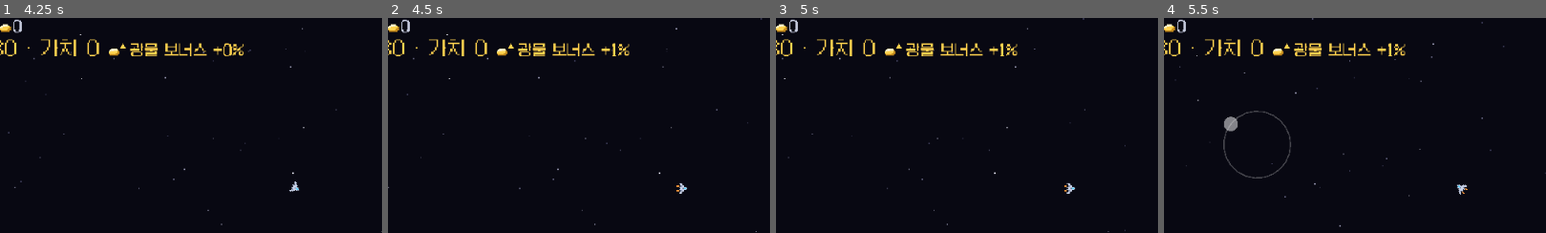
Above: before the commit, frames 1-4 (left to right).
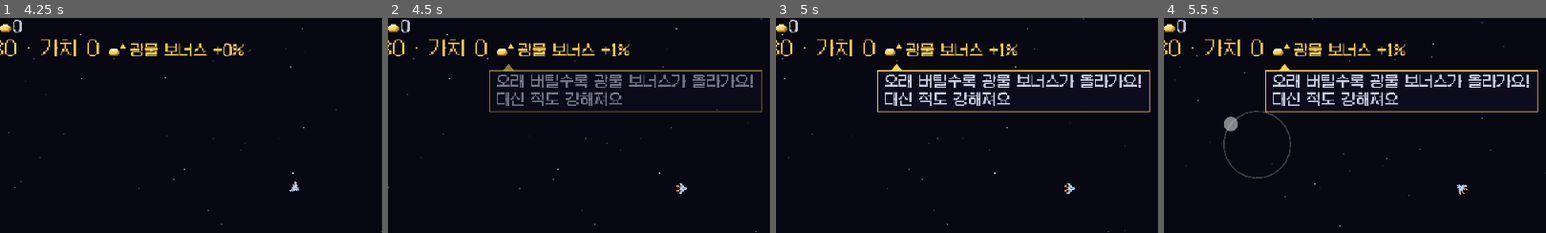
Above: after the commit, the same moments.

Repository: jaehyo-dev/asteroid-miner
Game: Godot game, scene res://scenes/main.tscn
Same seed, same stepped clock (60 frames per second), same inputs: the game is played once before the commit and once after it.
Inputs (mouse positions are % of the whole screen's width and height, from its top left):
- Up to frame 1 (4.25 s): click "출격" at 0.5 s; click "II" at 1.25 s; click "계속하기" at 2 s; tap Enter (confirm) at 2.75, 2.85 s; move the mouse to (72, 45) at 2.77 s; hold D (move_right) 2.78-3.5 s; click (72, 45) at 2.92 s; tap Space at 3.02 s; drag from (30, 55) to (45, 70) at 3.52 s
- Up to frame 2 (4.5 s): move the mouse to (60, 28) at 4.27 s; hold D (move_right) from 4.28 s (still down); tap Keypad Enter at 4.35 s
- Up to frame 3 (5 s): keep holding D (move_right)
- Up to frame 4 (5.5 s): release D (move_right) at 5 s; drag from (45, 70) to (20, 35) at 5.02 s
The pictures show only the part of the screen within x 11-61%, y 10-60%; the shares and areas given below are measured in that part.

Frame 1 is identical in both runs. In frame 2, 4.4% of the frame differs, in the area x 26-98%, y 21-44%; in frame 3, 4.7%; in frame 4, 4.7%.

Commit message:
광물 보너스: 말풍선은 처음 +1%에, 결과 화면은 더해진 양으로, 설계서 반영
Co-Authored-By: Claude Opus 5.5 <noreply@anthropic.com>

Diff:
--- a/scripts/logic/risk_bonus.gd
+++ b/scripts/logic/risk_bonus.gd
@@ -3,7 +3,7 @@
 ## 광물 보너스 표시: 위험도 배율(RunSim.risk_mult)을 "+40%" 같은 보너스로 보여 주기 위한 계산.
 ## 게임 규칙(배율 자체)은 RunSim에 있고, 여기서는 표시용 값과 "보너스가 올랐는지"만 다룬다.
 
-## 보너스가 이만큼(%) 오를 때마다 "올랐다"로 본다 (글자가 잠깐 커지고, 처음 한 번은 말풍선).
+## 보너스가 이만큼(%) 오를 때마다 글자가 잠깐 커진다 (말풍선은 처음 +1%가 될 때, run.gd).
 ## 표시는 1% 단위로 계속 오르지만, 3초마다 커지면 산만해서 10% 단위로만 알린다.
 const STEP_PERCENT := 10
 ## 올랐을 때 글자가 커졌다 돌아오는 시간
--- a/scripts/run.gd
+++ b/scripts/run.gd
@@ -144,9 +144,10 @@
 			hud.show_banner("새로운 위협: %s" % Balance.CREATURES[creature]["name"], PixelArt.JELLY_COLORS[0] if creature == "jelly" else PixelArt.BUG_COLORS[0])
 
 
-## 광물 보너스가 올랐는지 확인한다. 처음 오를 때 한 번만 말풍선을 띄우고, 봤다는 것을 저장한다.
+## 광물 보너스 표시를 진행한다. 보너스가 처음 오를 때(+1%) 한 번만 말풍선을 띄우고, 봤다는 것을 저장한다.
 func _update_bonus(delta: float) -> void:
-	if hud.bonus.update(delta, sim.time) and not save.risk_tip_seen:
+	hud.bonus.update(delta, sim.time)
+	if not save.risk_tip_seen and RiskBonus.percent(sim.time) > 0:
 		save.risk_tip_seen = true
 		save.save_file()
 		hud.show_tip()
@@ -196,9 +197,9 @@
 	var home := sim.brought_home()
 	var kept := "화물칸 광물 100% 귀환" if sim.returned else "광물 %d%% 보존 (%d/%d개, 비싼 것부터)" % [
 		roundi(Cargo.keep_ratio(sim.insurance_level) * 100.0), Cargo.total(home), sim.cargo.size()]
-	var body := "버틴 시간 %s · 레벨 %d · 부순 적 %d개\n%s\n(%s)\n광물 가치 %d + 광물 보너스 %d%% = %d" % [
+	var body := "버틴 시간 %s · 레벨 %d · 부순 적 %d개\n%s\n(%s)\n광물 가치 %d + 보너스 %d (+%d%%) = %d" % [
 		Hud.format_time(sim.time), sim.level, sim.kills, kept, Hud.minerals_text(home),
-		RunSim.value_of(home), RiskBonus.percent(sim.time), earned]
+		RunSim.value_of(home), earned - RunSim.value_of(home), RiskBonus.percent(sim.time), earned]
 	body += "\n기지로 +%d → 보유 광물 %d" % [earned, save.credits]
 	_open_menu(Menu.GAME_OVER, "귀환 성공!" if sim.returned else "우주선 파괴", body, ["다시 출격", "기지로"])
 
--- a/tests/test_risk_bonus.gd
+++ b/tests/test_risk_bonus.gd
@@ -71,7 +71,10 @@
 	var run: Node = RunScene.instantiate()
 	add_child(run)
 	await wait_frames(2)
-	run.sim.time = _time_for(10.0)
+	run.sim.time = _time_for(0.5)
+	await wait_frames(2)
+	assert_eq(run.hud.tip_time, 0.0, "+0%에서는 아직")
+	run.sim.time = _time_for(1.0)
 	await wait_frames(2)
 	assert_true(run.hud.tip_time > 0.0, "말풍선")
 	assert_true(SaveData.load_file().risk_tip_seen, "봤다고 저장")
@@ -87,7 +90,6 @@
 	await wait_frames(2)
 	run2.sim.time = _time_for(10.0)
 	await wait_frames(2)
-	assert_true(run2.hud.bonus.pulse > 0.0 or run2.hud.bonus.shown_step == 1, "보너스는 오름")
 	assert_eq(run2.hud.tip_time, 0.0, "이미 봤으면 안 뜸")
 	run2.queue_free()
 
@@ -112,3 +114,16 @@
 	await wait_frames(3)
 	assert_true(run.hud.tip_time > 0.0)
 	run.queue_free()
+
+
+func test_결과_화면_보너스_계산이_맞아_보임() -> void:
+	var run: Node = RunScene.instantiate()
+	add_child(run)
+	await wait_frames(2)
+	run.sim.cargo.counts = PackedInt32Array([0, 0, 50, 0])  # 영웅 50개 = 1000
+	run.sim.time = _time_for(24.95)  # 보너스 24.95%: 내림 24%, 최종 1249.5 → 반올림
+	run.sim.returned = true
+	run._show_game_over()
+	var earned: int = run.sim.final_value()
+	assert_true(run.menu.body_text().contains("광물 가치 1000 + 보너스 %d (+24%%) = %d" % [earned - 1000, earned]), run.menu.body_text())
+	run.queue_free()
Not shown, changed: CHANGELOG.md
Not shown, changed: GAME_SPEC.md
